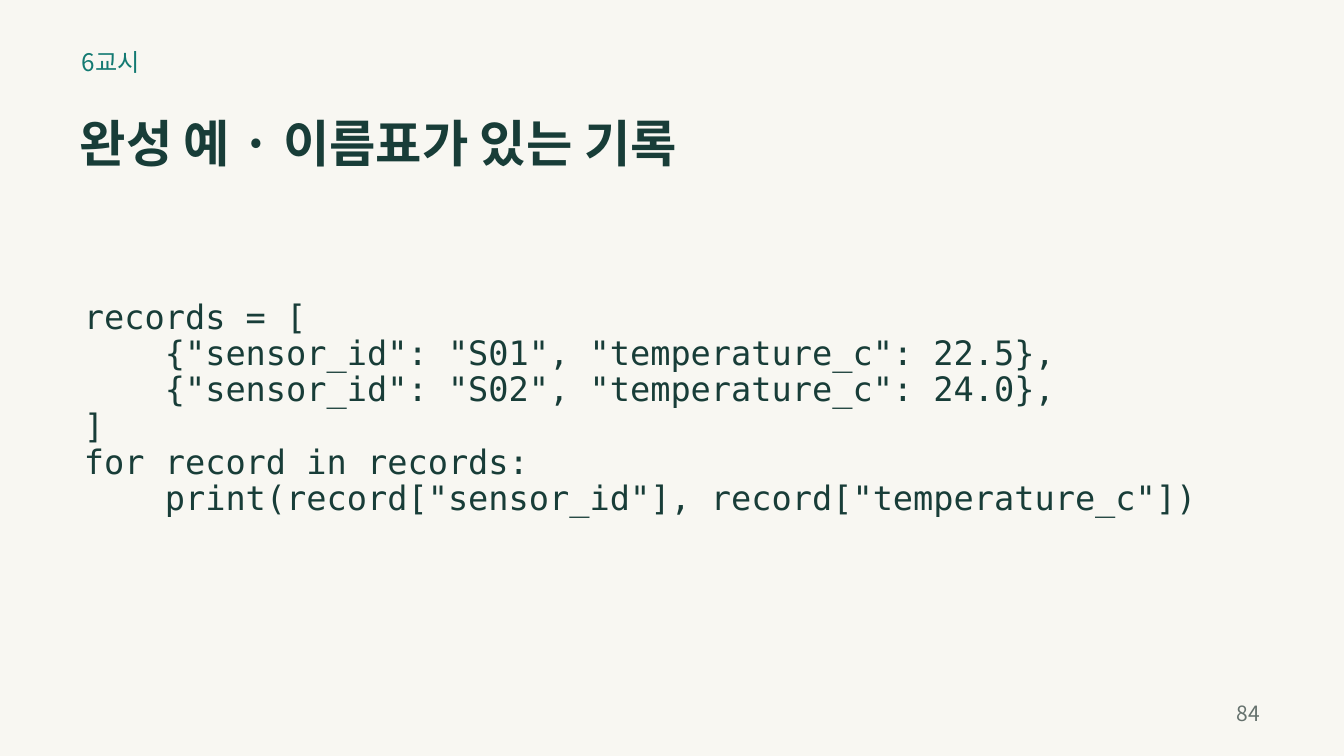
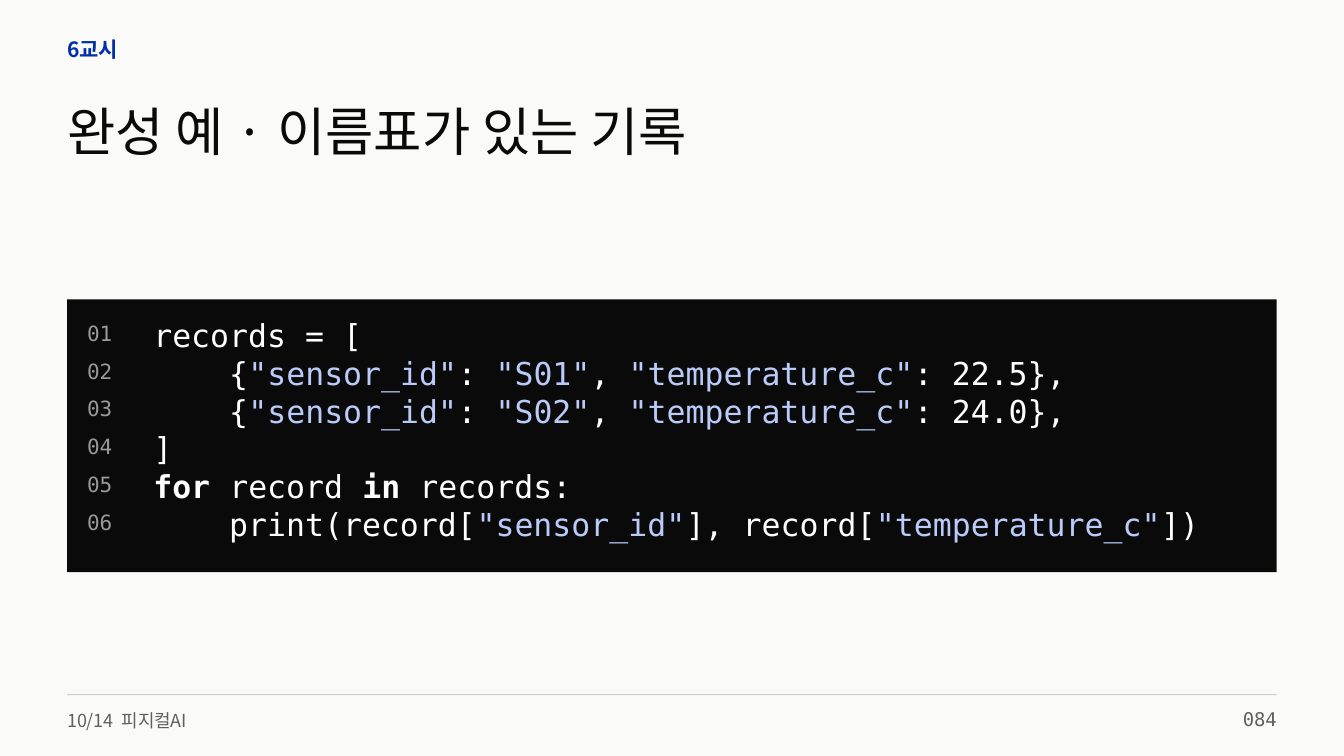
Before and after one commit to zeusk302-png/kdigital-physical-ai, a slide deck: slide 84 of downloads/2026-10-14/readable-slides.pptx. Drawn at 1344x756 pixels with LibreOffice and Linux fonts; fonts in the diff are those of the drawing. Boxes give left, top, right and bottom in pixels: in the first picture for what was removed or moved away, otherwise in the second. Text is boxed around its words. In the diff, an @@ line names an element or a change of style, - is before the commit and + after.

```diff
--- a/downloads/2026-10-14/readable-slides.pptx
+++ b/downloads/2026-10-14/readable-slides.pptx
@@ background #F8F7F2 to #FAFAF8 @@
@@ text "6교시": place and size @@
-text "6교시" at [82,51,140,73]
+text "6교시" at [67,39,118,59]
@@ text "6교시" at [67,39,118,59]: size 17.2 to 15 pt, text colour #137A72 to #002FA7, bold on @@
@@ text "완성 예 · 이름표가 있는 ...": place and size @@
-text "완성 예 · 이름표가 있는 ..." at [80,119,677,167]
+text "완성 예 · 이름표가 있는 ..." at [67,107,687,155]
@@ text "완성 예 · 이름표가 있는 ..." at [67,107,687,155]: size 36 to 37.5 pt, text colour #183D38 to #0A0A0A, bold off @@
@@ rectangle added at [68,299,1277,573], fill #0A0A0A @@
@@ text at [84,303,1054,475]: paragraphs removed @@
-records = [
-{"sensor_id": "S01", "temperature_c": 22.5},
-{"sensor_id": "S02", "temperature_c": 24.0},
-]
-for record in records:
@@ text added at [87,325,112,341], 15 pt, text #999999 @@
+01
@@ text added at [153,323,286,348], 22.5 pt, text #FFFFFF @@
+records = [
@@ text added at [87,363,112,379], 15 pt, text #999999 @@
+02
@@ text added at [229,361,1066,392], 22.5 pt, text #BACBFA @@
+{"sensor_id": "S01", "temperature_c": 22.5},
@@ text added at [87,400,112,416], 15 pt, text #999999 @@
+03
@@ text added at [229,399,1066,430], 22.5 pt, text #BACBFA @@
+{"sensor_id": "S02", "temperature_c": 24.0},
@@ text added at [87,438,112,454], 15 pt, text #999999 @@
+04
@@ text added at [153,430,1252,473], 22.5 pt, text #FFFFFF @@
+]
@@ text added at [87,476,112,492], 15 pt, text #999999 @@
+05
@@ text added at [153,473,571,499], 22.5 pt, text #FFFFFF @@
+for record in records:
@@ text "print(record["sensor_id"], record["temperature_c"])": place and size @@
-text "print(record["sensor_id"], record["temperature_c"])" at [84,303,1196,517]
+text "print(record["sensor_id"], record["temperature_c"])" at [229,512,1199,543]
@@ text "print(record["sensor_id"], record["temperature_c"])" at [229,512,1199,543]: size 24 to 22.5 pt; text colour #183D38 to #FFFFFF, text colour #183D38 to #BACBFA in "print(record["sensor_id"], record["temperature_c"])"; line spacing 0.9 to 1 @@
@@ text added at [87,514,112,530], 15 pt, text #999999 @@
+06
@@ text added at [67,712,187,730], 12.8 pt, text #606060 @@
+10/14 피지컬AI
@@ rectangle added at [68,695,1277,696], fill #CECEC9 @@
@@ text removed at [1237,705,1260,721] @@
-84
@@ text added at [1243,712,1277,726], 13.5 pt, text #606060 @@
+084
```
Also in this commit, not shown: 98 other slides changed, 11 other files.
